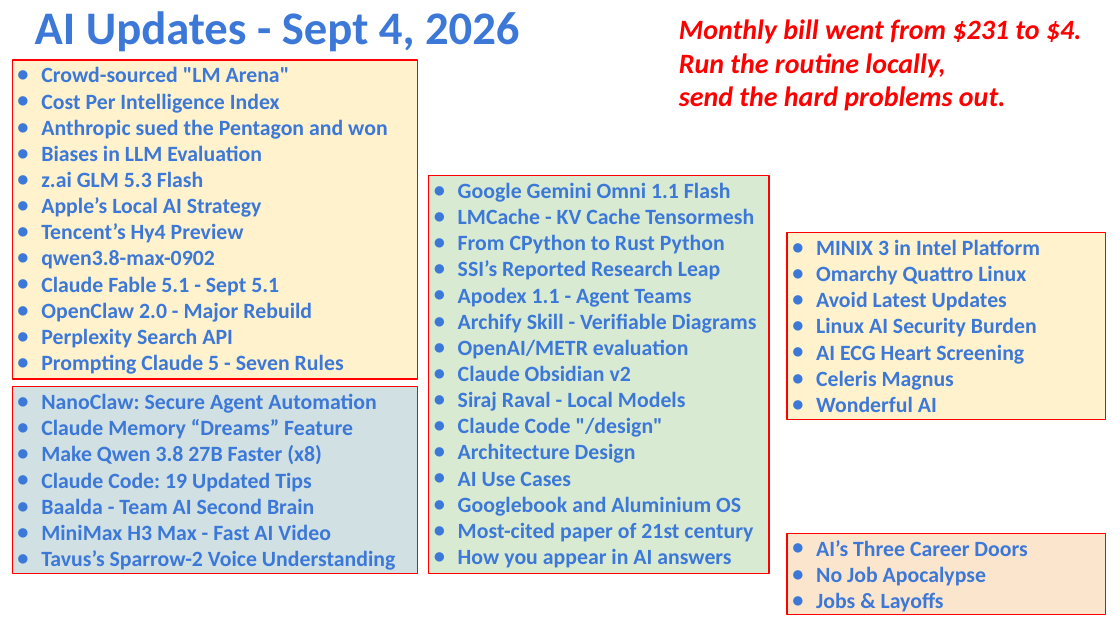
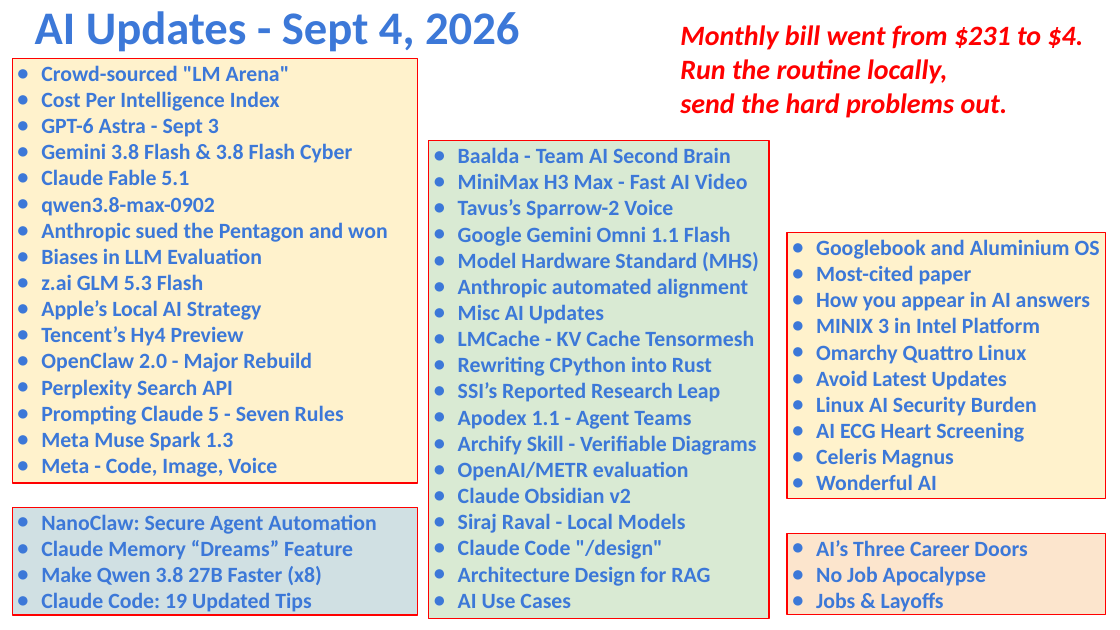
Before and after one commit to lselector/seminar, a slide deck: slide 1 of 2026/2026-09-04-AI-Updates.pptx. Drawn at 1120x630 pixels with LibreOffice and Linux fonts; fonts in the diff are those of the drawing. Boxes give left, top, right and bottom in pixels: in the first picture for what was removed or moved away, otherwise in the second. Text is boxed around its words. In the diff, an @@ line names an element or a change of style, - is before the commit and + after.

```diff
--- a/2026/2026-09-04-AI-Updates.pptx
+++ b/2026/2026-09-04-AI-Updates.pptx
@@ text "Monthly bill went from $231 ...": place and size @@
-text "Monthly bill went from $231 ..." at (679, 19, 1082, 111)
+text "Monthly bill went from $231 ..." at (680, 25, 1083, 118)
@@ rectangle "Crowd-sourced "LM Arena"": place and size @@
-rectangle "Crowd-sourced "LM Arena"" at (12, 60, 418, 380)
+rectangle "Crowd-sourced "LM Arena"" at (12, 58, 418, 483)
@@ text in rectangle at (41, 118, 352, 216): paragraphs added @@
+● GPT-6 Astra - Sept 3
+● Gemini 3.8 Flash & 3.8 Flash Cyber
+● Claude Fable 5.1
+● qwen3.8-max-0902
@@ rectangle "Baalda - Team AI Second ...": place and size @@
-rectangle "Baalda - Team AI Second ..." at (429, 176, 769, 575)
+rectangle "Baalda - Team AI Second ..." at (429, 141, 769, 618)
@@ text in rectangle at (458, 147, 748, 219): paragraphs added @@
+● Baalda - Team AI Second Brain
+● MiniMax H3 Max - Fast AI Video
+● Tavus’s Sparrow-2 Voice
@@ rectangle "Googlebook and Aluminium OS": place and size @@
-rectangle "Googlebook and Aluminium OS" at (787, 233, 1105, 420)
+rectangle "Googlebook and Aluminium OS" at (787, 233, 1105, 500)
@@ text in rectangle at (816, 239, 1100, 311): paragraphs added @@
+● Googlebook and Aluminium OS
+● Most-cited paper
+● How you appear in AI answers
@@ text in rectangle at (41, 250, 279, 296): paragraphs removed @@
-● qwen3.8-max-0902
-● Claude Fable 5.1 - Sept 5.1
@@ text in rectangle at (458, 252, 759, 324): paragraphs added @@
+● Model Hardware Standard (MHS)
+● Anthropic automated alignment
+● Misc AI Updates
@@ text in rectangle at (458, 356, 712, 376): text changed @@
-● From CPython to Rust Python
+● Rewriting CPython into Rust
@@ text in rectangle at (41, 431, 277, 477): paragraphs added @@
+● Meta Muse Spark 1.3
+● Meta - Code, Image, Voice
@@ rectangle "NanoClaw: Secure Agent Automation": place and size @@
-rectangle "NanoClaw: Secure Agent Automation" at (12, 386, 418, 573)
+rectangle "NanoClaw: Secure Agent Automation" at (12, 507, 418, 615)
@@ text in rectangle at (41, 498, 396, 570): paragraphs removed @@
-● Baalda - Team AI Second Brain
-● MiniMax H3 Max - Fast AI Video
-● Tavus’s Sparrow-2 Voice Understanding
@@ text in rectangle at (458, 496, 753, 568): paragraphs removed @@
-● Googlebook and Aluminium OS
-● Most-cited paper of 21st century
-● How you appear in AI answers
@@ text in rectangle at (458, 566, 710, 586): text changed @@
-● Architecture Design
+● Architecture Design for RAG
```
Also in this commit, not shown: 9 other slides changed, 6 slides added, 1 slide removed.
